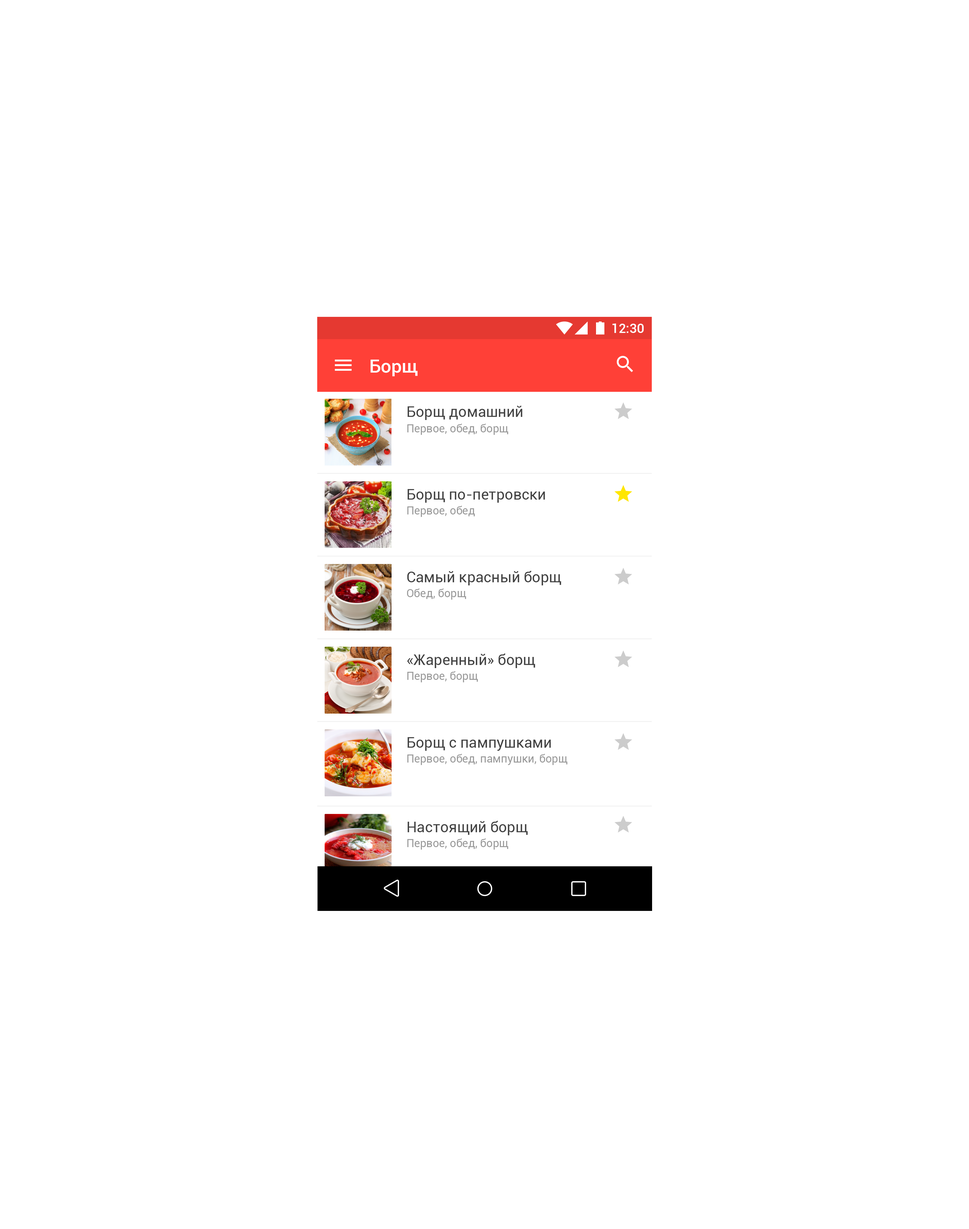
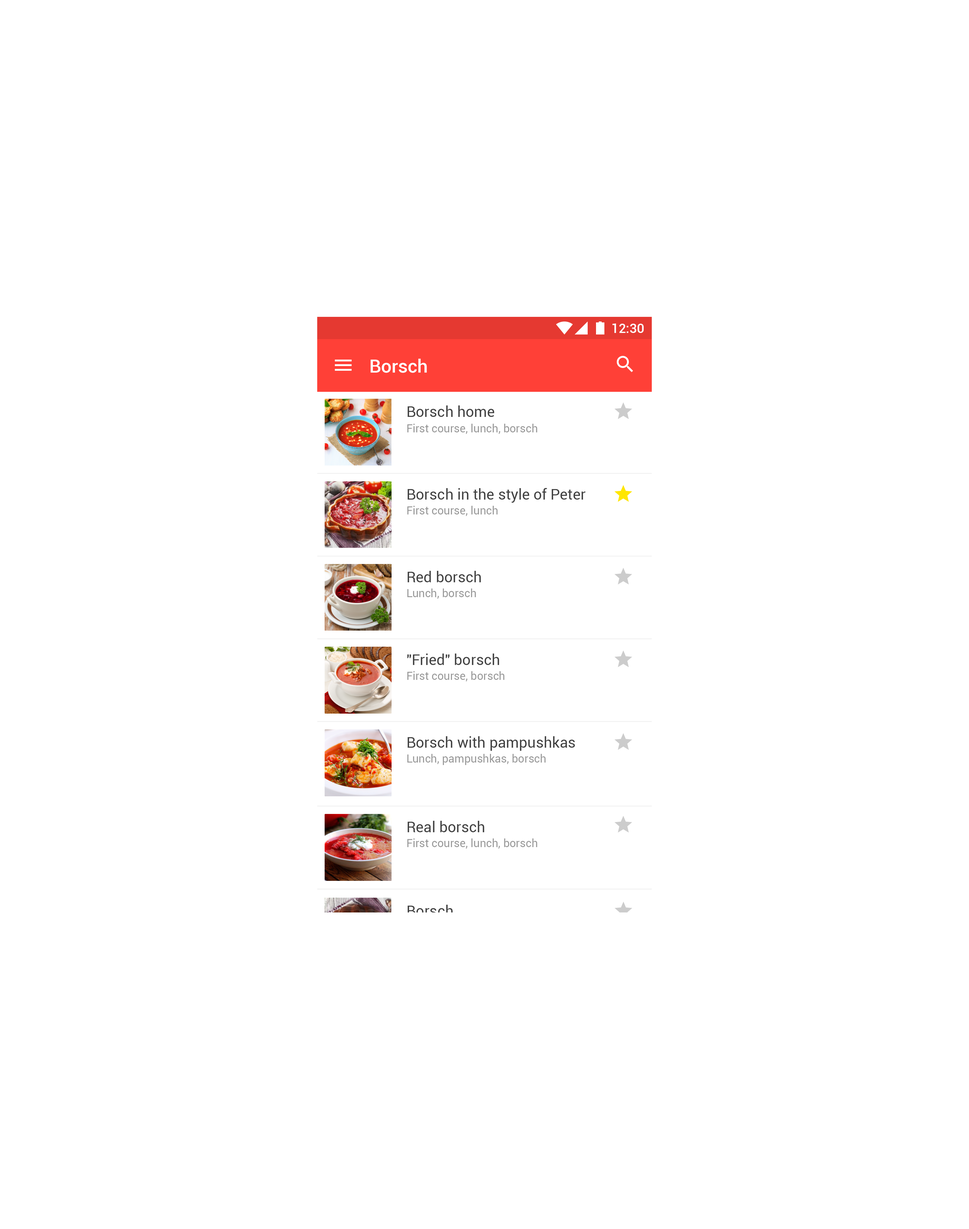
Revision of a layered 969×1229 image; what changed, layer by layer:
added layer "-e-yellow_star" (1st of 2, in "smachno_list") in group "smachno_list" over [614, 901, 633, 913]
added layer "<Clip Group>" (1st of 7, in "smachno_list") in group "smachno_list" over [324, 897, 392, 913]
added layer "Борщ по-петровски" (1st of 2, in "smachno_list") (87%) in group "smachno_list" over [407, 904, 453, 913]
hid group "<Group>" (4 layers) over [317, 866, 653, 912]
added layer "Compound Shape copy" in group "smachno_list" over [317, 888, 652, 890]
painted on "Настоящий борщ" over [408, 821, 528, 836]
painted on "Первое, обед, борщ" (1st of 2, in "smachno_list") over [408, 838, 538, 850]
painted on "Борщ с пампушками" over [407, 736, 576, 751]
painted on "Первое, обед, пампушки, борщ" over [408, 754, 568, 766]
painted on "«Жаренный» борщ" over [407, 653, 536, 669]
painted on "Первое, борщ" over [408, 671, 505, 683]
painted on "Борщ" over [370, 358, 427, 377]
painted on "Борщ домашний" over [407, 405, 523, 421]
painted on "Первое, обед, борщ" (2nd of 2, in "smachno_list") over [408, 423, 538, 435]
painted on "Борщ по-петровски" (2nd of 2, in "smachno_list") over [407, 487, 586, 503]
painted on "Первое, обед" over [408, 505, 498, 518]
painted on "Самый красный борщ" over [407, 570, 562, 586]
painted on "Обед, борщ" over [407, 588, 476, 600]
